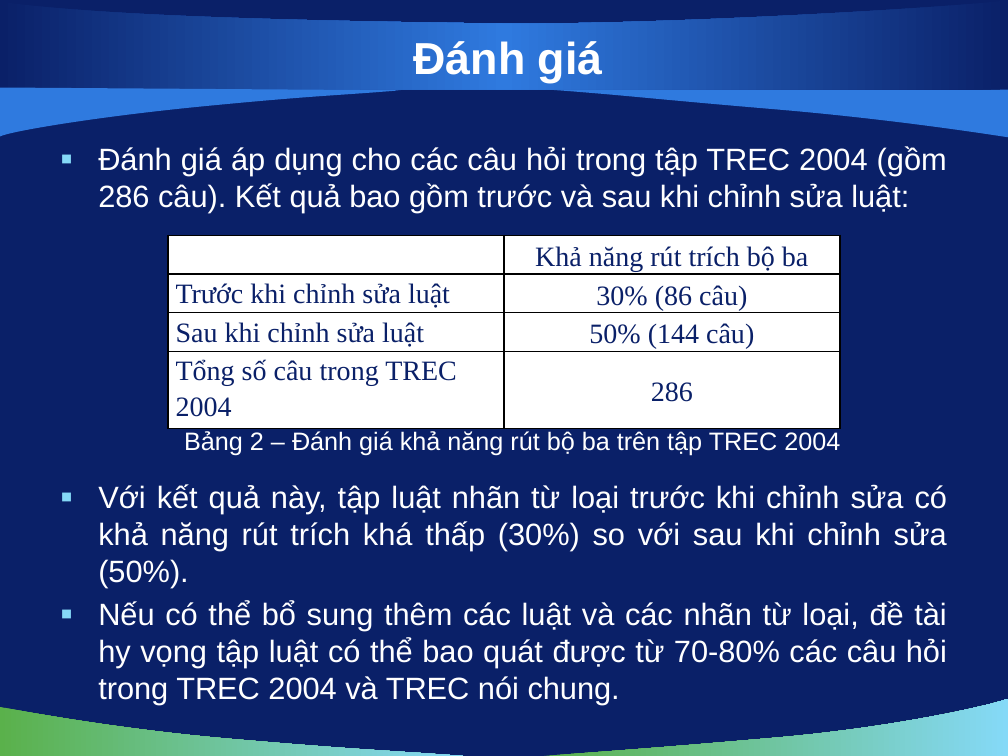
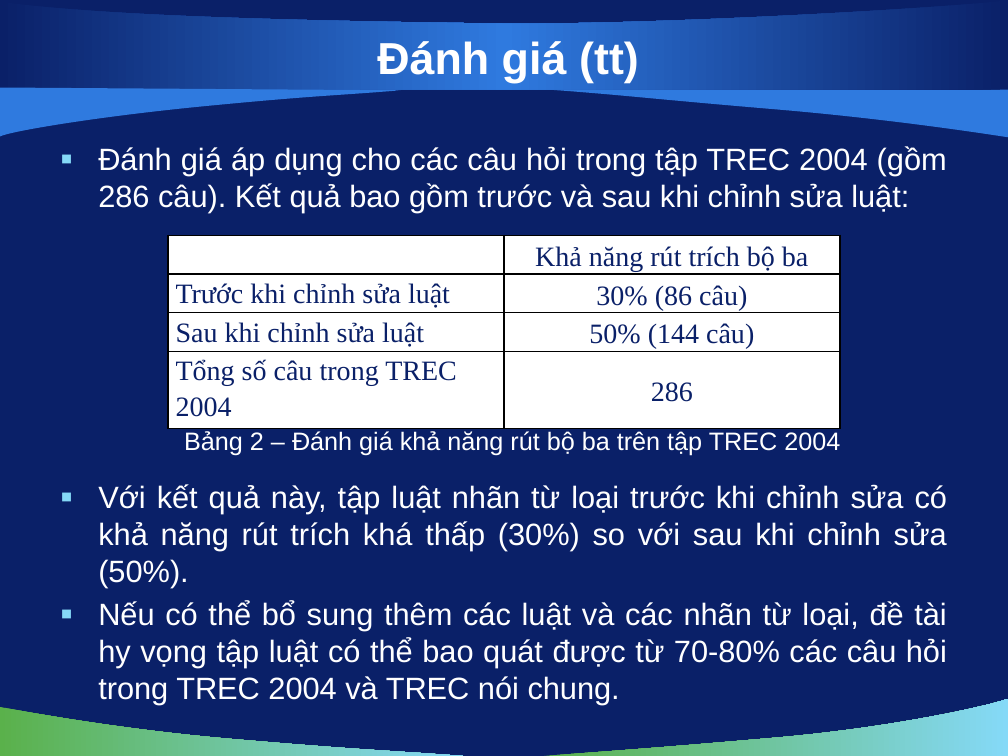
Before and after one commit to vuaviet/filnalproject, a slide deck: slide 10 of De Cuong/bao cao luan van/slide 0.3 (add 2 slide danh gia).pptx (slide 9 before the commit). Drawn at 1008x756 pixels with LibreOffice and Linux fonts; fonts in the diff are those of the drawing; background and template pictures are left out. Boxes give left, top, right and bottom in pixels: in the first picture for what was removed or moved away, otherwise in the second. Text is boxed around its words. In the diff, an @@ line names an element or a change of style, - is before the commit and + after.

```diff
--- a/De Cuong/bao cao luan van/slide 0.3 (add 2 slide danh gia).pptx
+++ b/De Cuong/bao cao luan van/slide 0.3 (add 2 slide danh gia).pptx
@@ title at (377, 41, 639, 83): text changed @@
-Đánh giá
+Đánh giá (tt)
```
Also in this commit, not shown: 1 slide added.
